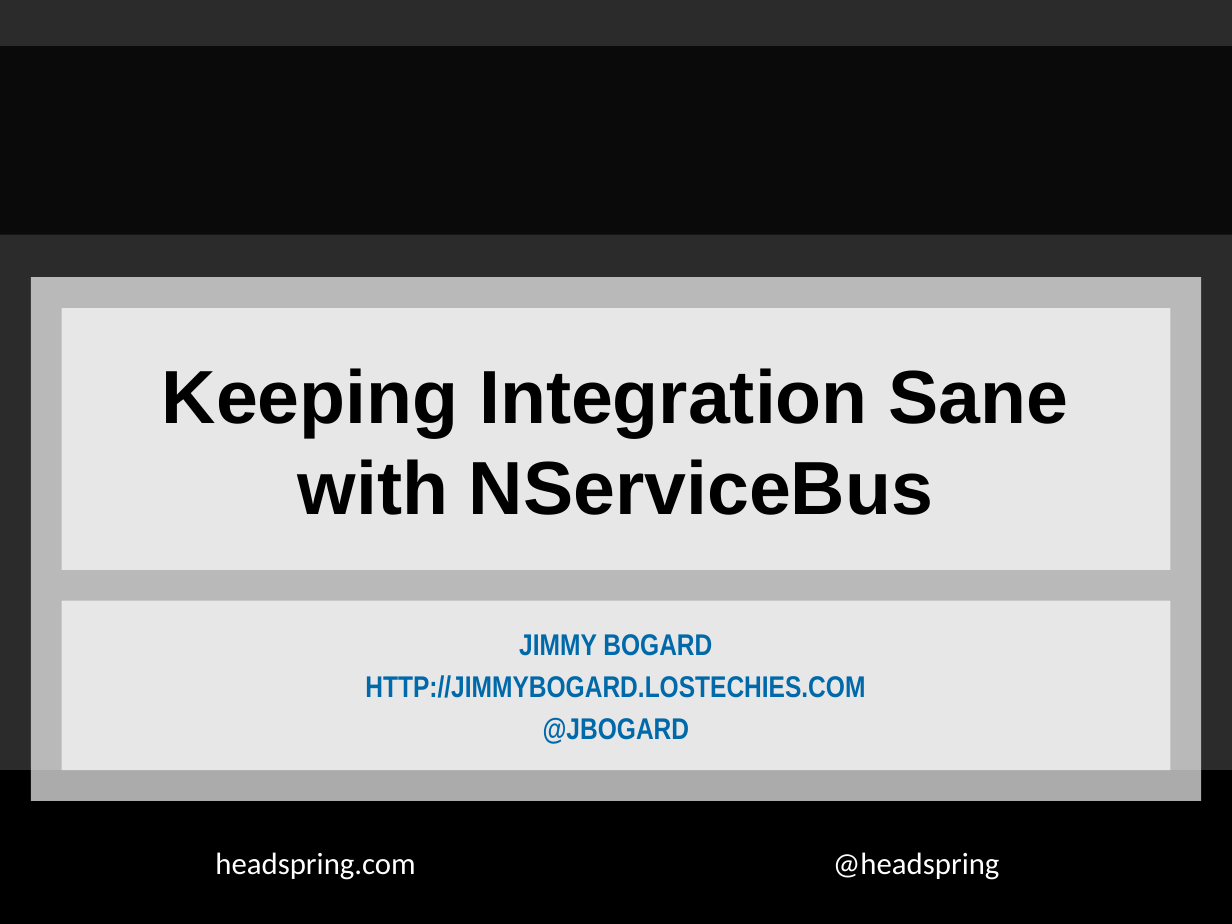
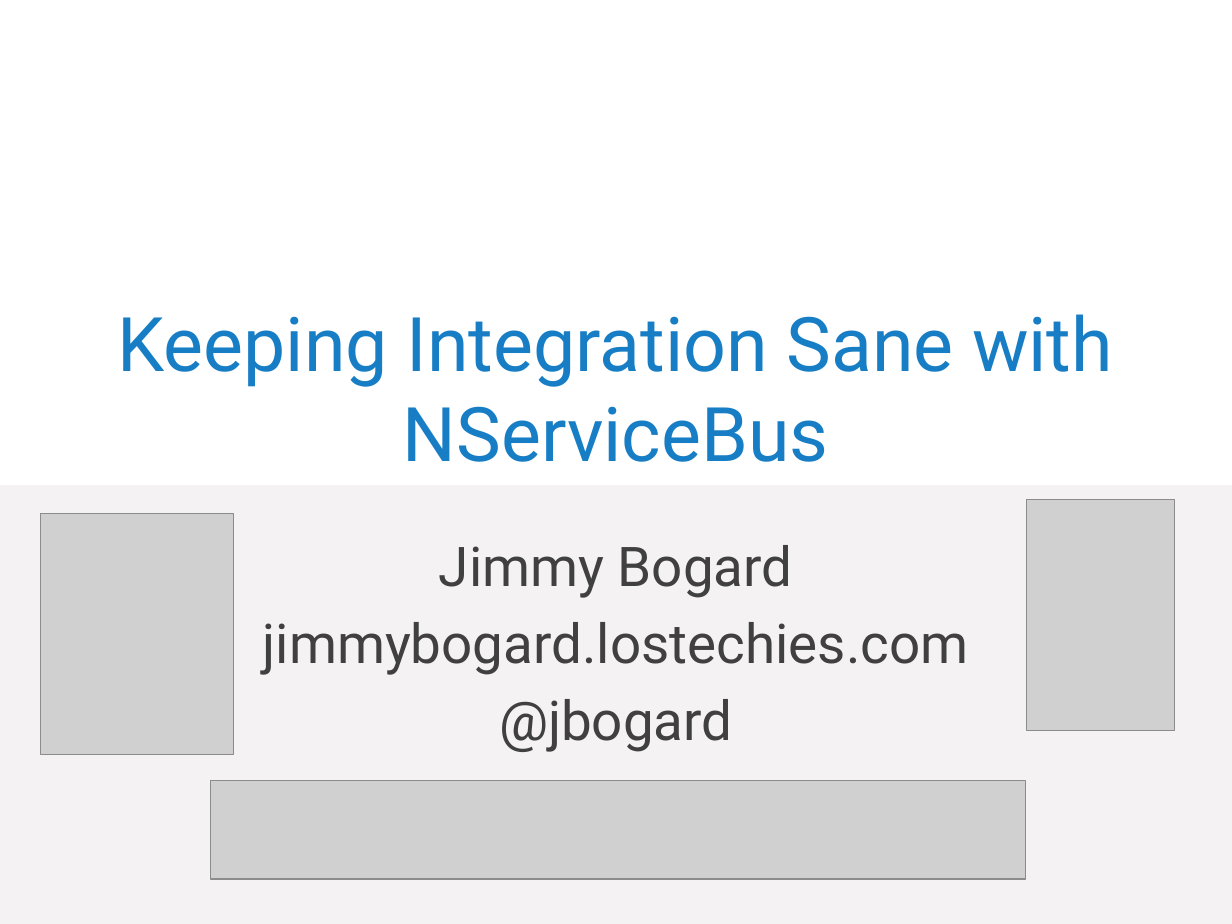
Before and after one commit to jbogard/presentations, a slide deck: slide 1 of KeepIntegrationSaneWithNServiceBus/Keeping Integration Sane with NServiceBus.pptx. Drawn at 1232x924 pixels with LibreOffice and Linux fonts; fonts in the diff are those of the drawing; grey boxes stand for pictures; background and template pictures are left out; a plain dark background stands for a picture behind light text. Boxes give left, top, right and bottom in pixels: in the first picture for what was removed or moved away, otherwise in the second. Text is boxed around its words. In the diff, an @@ line names an element or a change of style, - is before the commit and + after.

```diff
--- a/KeepIntegrationSaneWithNServiceBus/Keeping Integration Sane with NServiceBus.pptx
+++ b/KeepIntegrationSaneWithNServiceBus/Keeping Integration Sane with NServiceBus.pptx
@@ background picture (left out) to #F4F2F2 @@
@@ rectangle: place and size @@
-rectangle at (0, 47, 1232, 235)
+rectangle at (0, 0, 1232, 485)
@@ rectangle at (0, 0, 1232, 485): fill #000000 at 75% opacity to #FFFFFF @@
@@ title "Keeping Integration Sane with NServiceBus": place and size @@
-title "Keeping Integration Sane with NServiceBus" at (62, 308, 1170, 569)
+title "Keeping Integration Sane with NServiceBus" at (118, 314, 1113, 462)
@@ title "Keeping Integration Sane with NServiceBus" at (118, 314, 1113, 462): font Arial to Roboto, text colour #000000 to #177EC5, bold off; fill #FFFFFF at 67% opacity to none @@
@@ rectangle removed at (31, 277, 1201, 801) @@
@@ picture added at (1026, 499, 1174, 731) @@
@@ picture added at (41, 514, 233, 755) @@
@@ subtitle "Jimmy Bogard": place and size @@
-subtitle "Jimmy Bogard" at (62, 601, 1170, 771)
+subtitle "Jimmy Bogard" at (263, 545, 969, 752)
@@ subtitle "Jimmy Bogard" at (263, 545, 969, 752): fill #FFFFFF at 67% opacity to none @@
@@ subtitle at (263, 545, 969, 752): text changed; size 17.5 to 32 pt; font Arial Narrow to Roboto; text colour #0069AA to #404040; bold off @@
-JIMMY BOGARD
-HTTP://JIMMYBOGARD.LOSTECHIES.COM
-@JBOGARD
+Jimmy Bogard
+jimmybogard.lostechies.com
+@jbogard
@@ rectangle removed at (0, 770, 1232, 924) @@
@@ picture added at (211, 780, 1025, 878) @@
```
Also in this commit, not shown: 4 other slides changed, 10 slides added, 4 slides removed, 4 other files.
